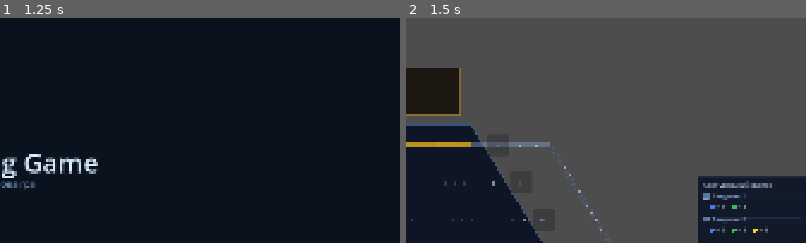
Above: before the commit, frames 1-2 (left to right).
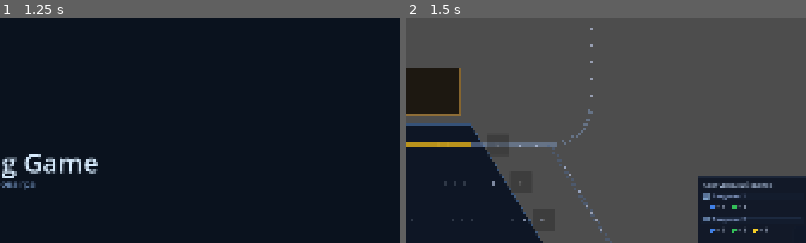
Above: after the commit, the same moments.

Repository: Fenimors99/shunting-game
Game: Godot game, scene res://scenes/LoginScreen.tscn
Same seed, same stepped clock (60 frames per second), same inputs: the game is played once before the commit and once after it.
Inputs:
- Up to frame 1 (1.25 s): click "Увійти через Google" at 0.5 s
- Up to frame 2 (1.5 s): tap Enter at 1.25 s
The pictures show only the part of the screen within x 50-100%, y 0-50%; the shares and areas given below are measured in that part.

Frame 1 is identical in both runs. In frame 2, 0.2% of the frame differs, in the area x 36-47%, y 4-58%.

Commit message:
feat(track1): loading exit — right-to-up arc + off-screen top animation

Diff:
--- a/scripts/GameScreen.gd
+++ b/scripts/GameScreen.gd
@@ -124,6 +124,8 @@
 	var wagons: Array = station.pop_all_wagons(track_index)
 	if track_index == 7:
 		_animate_to_repair(wagons)
+	elif track_index == 1:
+		_animate_to_loading(wagons)
 	else:
 		_animate_exit(wagons, track_index)
 
@@ -186,6 +188,22 @@
 			)
 		)
 
+func _animate_to_loading(wagons: Array) -> void:
+	var arc    := Layout.get_track1_exit_arc()
+	var arc_end := arc[arc.size() - 1]
+	for i in wagons.size():
+		var wagon: Wagon = wagons[i]
+		var pts := PackedVector2Array()
+		pts.append(wagon.position)
+		pts.append_array(arc)
+		pts.append(Vector2(arc_end.x, -Layout.WAGON_GAP))
+		var idx := i
+		var delay_tween := create_tween()
+		delay_tween.tween_interval(idx * 0.18)
+		delay_tween.tween_callback(func():
+			_animate_along_path(wagon, pts, wagon.queue_free)
+		)
+
 func _animate_to_repair(wagons: Array) -> void:
 	var dest_x   := Layout.REPAIR_DEPOT_RECT.get_center().x
 	var track7_y := Layout.get_track_y(7)
--- a/scripts/Layout.gd
+++ b/scripts/Layout.gd
@@ -137,6 +137,20 @@
 		pts.append(c2 + Vector2(cos(angle), sin(angle)) * R)
 
 	pts.append(Vector2(EXIT_STOP_X - R, QUEUE_Y))
+	return pts
+
+# Вихід колії 1: горизонталь → чверть-коло право→вгору → вертикаль за верхній край.
+# fork = (exit_rail_x(1), track_y(1)); дуга: π/2 → 0; кінець → (fork.x+R, fork.y-R).
+static func get_track1_exit_arc(steps_per_arc: int = 24) -> PackedVector2Array:
+	var fork := Vector2(get_exit_rail_x(1), get_track_y(1))
+	var R    := QUEUE_ARC_R
+	var c    := Vector2(fork.x, fork.y - R)  # центр дуги: прямо над fork
+	var pts  := PackedVector2Array()
+	pts.append(fork)
+	for i in range(1, steps_per_arc + 1):
+		var angle := PI * 0.5 - float(i) / steps_per_arc * PI * 0.5
+		pts.append(c + Vector2(cos(angle), sin(angle)) * R)
+	# кінець: (fork.x + R, fork.y - R), напрямок — вгору
 	return pts
 
 # Повний маршрут від точки зупинки черги до слоту на колії.
--- a/scripts/Station.gd
+++ b/scripts/Station.gd
@@ -275,6 +275,12 @@
 			thin_color
 		)
 
+	# 3.4. Вихід колії 1: дуга право→вгору + вертикаль за екран
+	var arc1 := Layout.get_track1_exit_arc()
+	_draw_curved_rail(arc1, rail_color)
+	var arc1_end := arc1[arc1.size() - 1]
+	_draw_rail_segment(arc1_end, Vector2(arc1_end.x, 0.0), rail_color)
+
 	# 3.5. Пряма гілка від колії 7 до ремонтного депо
 	var track7_y := Layout.get_track_y(7)
 	var fork_x   := Layout.get_exit_rail_x(7)
